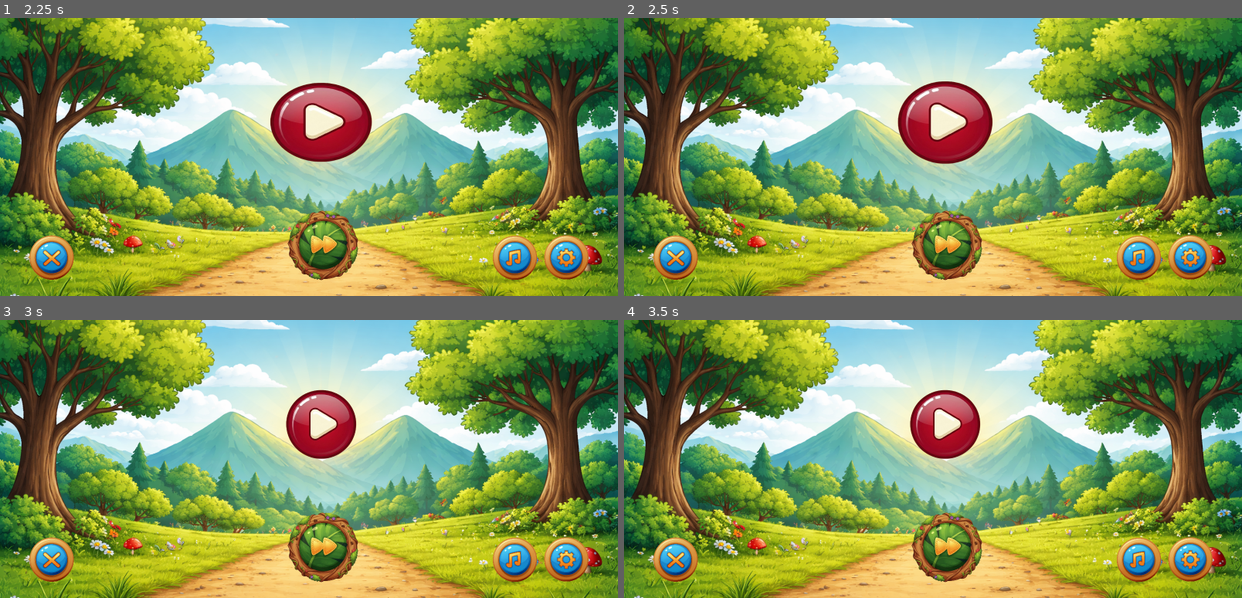
Above: before the commit, frames 1-4 (two rows, left to right).
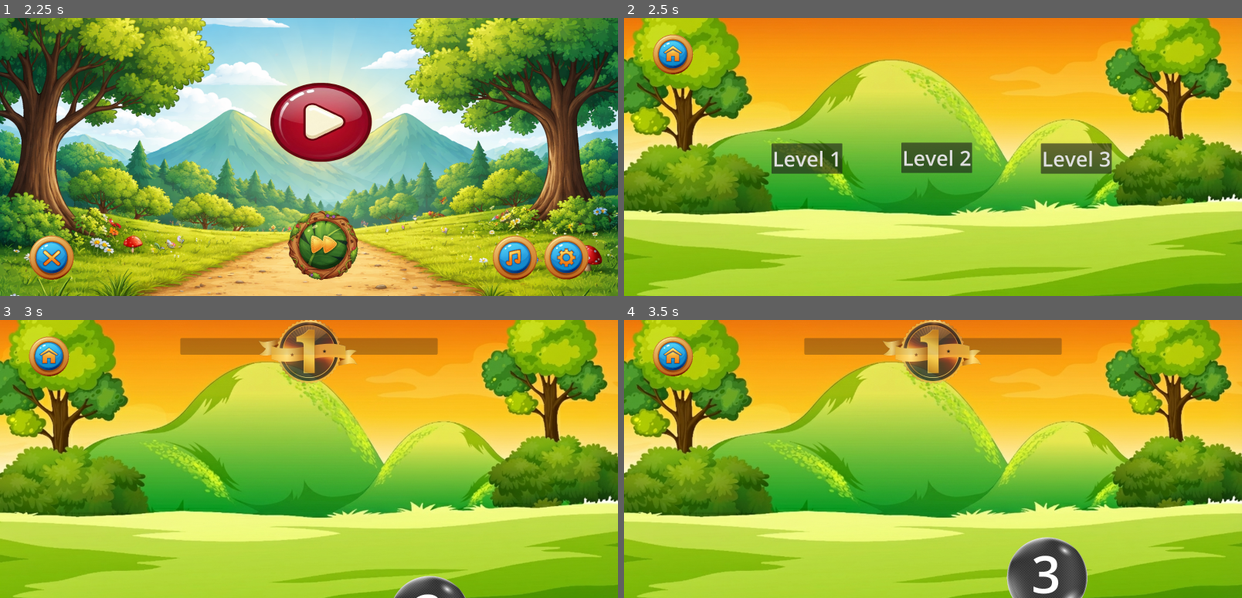
Above: after the commit, the same moments.

Repository: PramodCody/Kids_Classium
Game: Godot game, scene res://Main_Screen/Menu_Screen/scenes/menu_screen.tscn
The game is run twice, just before and just after one commit, with the same random seed, the same clock (stepped at 60 frames per second) and the same inputs. Before the commit the project starts from res://Main_Screen/scenes/main_screen.tscn. Sound files missing from this copy of the repository are replaced by a short silence.
Inputs (mouse positions are in pixels of both pictures, inside the frame that each line leads up to):
- Up to frame 1 (2.25 s): click (327, 245) at 0.5 s; click (568, 257) at 1.25 s; click (512, 257) at 2 s
- Up to frame 2 (2.5 s): no input
- Up to frame 3 (3 s): click (315, 459) at 2.75 s, where only the run after the commit has a clickable "Level 2"
- Up to frame 4 (3.5 s): no input

Frame 1 is identical in both runs. In frame 2, 98% of the frame differs, in the area x 0-100%, y 0-100%; in frame 3, 98%; in frame 4, 98%.

Commit message:
Levels_Collection added

Diff:
--- /dev/null
+++ b/Main_Screen/Levels_Collection/scenes/levels_collection.tscn
@@ -0,0 +1,76 @@
+[gd_scene load_steps=6 format=3 uid="uid://bhpiybq78r587"]
+
+[ext_resource type="Texture2D" uid="uid://bwdvpr806e8al" path="res://Trace_Game/assests/images/Background.png" id="1_fvukt"]
+[ext_resource type="Script" uid="uid://b4uno4oljglq5" path="res://Main_Screen/Levels_Collection/scripts/levels_collection.gd" id="1_jjlug"]
+[ext_resource type="Texture2D" uid="uid://do451oqvtmxxh" path="res://Main_Screen/Menu_Screen/assests/images/Home_Button.png" id="2_yh1f0"]
+[ext_resource type="Script" uid="uid://f80gok7fjyoh" path="res://Trace_Game/scripts/Tracing_1/home_button.gd" id="3_inpeq"]
+[ext_resource type="AudioStream" uid="uid://b2wofwutebcjk" path="res://Main_Screen/Menu_Screen/assests/sounds/Button_Sound.mp3" id="4_w0m1a"]
+
+[node name="Levels_Collection" type="Control"]
+layout_mode = 3
+anchors_preset = 15
+anchor_right = 1.0
+anchor_bottom = 1.0
+grow_horizontal = 2
+grow_vertical = 2
+script = ExtResource("1_jjlug")
+metadata/_edit_use_anchors_ = true
+
+[node name="TextureRect" type="TextureRect" parent="."]
+layout_mode = 1
+anchors_preset = 15
+anchor_right = 1.0
+anchor_bottom = 1.0
+grow_horizontal = 2
+grow_vertical = 2
+texture = ExtResource("1_fvukt")
+metadata/_edit_use_anchors_ = true
+
+[node name="Button" type="Button" parent="TextureRect"]
+layout_mode = 0
+offset_left = 573.0
+offset_top = 487.0
+offset_right = 848.0
+offset_bottom = 605.0
+theme_override_font_sizes/font_size = 80
+text = "Level 1
+"
+
+[node name="Button2" type="Button" parent="TextureRect"]
+layout_mode = 0
+offset_left = 1077.0
+offset_top = 484.0
+offset_right = 1352.0
+offset_bottom = 602.0
+theme_override_font_sizes/font_size = 80
+text = "Level 2
+"
+
+[node name="Button3" type="Button" parent="TextureRect"]
+layout_mode = 0
+offset_left = 1619.0
+offset_top = 487.0
+offset_right = 1894.0
+offset_bottom = 605.0
+theme_override_font_sizes/font_size = 80
+text = "Level 3
+"
+
+[node name="Home_Button" type="TextureButton" parent="."]
+layout_mode = 0
+offset_left = 100.0
+offset_top = 50.0
+offset_right = 280.0
+offset_bottom = 230.0
+texture_normal = ExtResource("2_yh1f0")
+ignore_texture_size = true
+stretch_mode = 4
+script = ExtResource("3_inpeq")
+
+[node name="Button_Sound" type="AudioStreamPlayer2D" parent="."]
+stream = ExtResource("4_w0m1a")
+
+[connection signal="pressed" from="TextureRect/Button" to="." method="_on_button_pressed"]
+[connection signal="pressed" from="TextureRect/Button2" to="." method="_on_button_2_pressed"]
+[connection signal="button_down" from="Home_Button" to="Home_Button" method="_on_button_down"]
+[connection signal="button_up" from="Home_Button" to="Home_Button" method="_on_button_up"]
--- /dev/null
+++ b/Main_Screen/Levels_Collection/scripts/levels_collection.gd
@@ -0,0 +1,9 @@
+extends Control
+
+
+func _on_button_pressed() -> void:
+	get_tree().change_scene_to_file("res://Trace_Game/scenes/Tracing_1.tscn")
+
+
+func _on_button_2_pressed() -> void:
+	get_tree().change_scene_to_file("res://Pop_Game/scenes/Poping_1.tscn")
--- /dev/null
+++ b/Main_Screen/Menu_Screen/scenes/menu_screen.tscn
@@ -0,0 +1,125 @@
+[gd_scene load_steps=12 format=3 uid="uid://csuhj8pxfpyp0"]
+
+[ext_resource type="Texture2D" uid="uid://ddsw8w4qeudoy" path="res://Main_Screen/Menu_Screen/assests/images/Background_Image.png" id="2_ywh4s"]
+[ext_resource type="AudioStream" uid="uid://b2wofwutebcjk" path="res://Main_Screen/Menu_Screen/assests/sounds/Button_Sound.mp3" id="3_7a4el"]
+[ext_resource type="Texture2D" uid="uid://rtw6u0e1tu7e" path="res://Main_Screen/Menu_Screen/assests/images/Play.png" id="3_sj757"]
+[ext_resource type="Script" uid="uid://bug2p7hf80dhh" path="res://Main_Screen/Menu_Screen/scripts/play_button.gd" id="4_sj757"]
+[ext_resource type="Texture2D" uid="uid://ii1b0e4fb03j" path="res://Main_Screen/Menu_Screen/assests/images/Levels.png" id="4_sjiej"]
+[ext_resource type="Script" uid="uid://cf84ahi3fu4p6" path="res://Main_Screen/Menu_Screen/scripts/levels_button.gd" id="5_4sv2p"]
+[ext_resource type="Texture2D" uid="uid://dq0mqv21a3e3m" path="res://Main_Screen/Menu_Screen/assests/images/Exit.png" id="5_sjiej"]
+[ext_resource type="Texture2D" uid="uid://dej81pm5dc8fr" path="res://Main_Screen/Menu_Screen/assests/images/Settings.png" id="6_sjiej"]
+[ext_resource type="Script" uid="uid://8uwxbvctfuti" path="res://Main_Screen/Menu_Screen/scripts/exit_button.gd" id="7_0osx7"]
+[ext_resource type="Script" uid="uid://ofu5gblr6gu0" path="res://Main_Screen/Menu_Screen/scripts/settings_button.gd" id="9_62wn8"]
+[ext_resource type="Texture2D" uid="uid://bivgpfhsab4m4" path="res://Main_Screen/Menu_Screen/assests/images/Background_Music.png" id="11_ups6l"]
+
+[node name="Main_Screen" type="Control"]
+layout_mode = 3
+anchors_preset = 15
+anchor_right = 1.0
+anchor_bottom = 1.0
+grow_horizontal = 2
+grow_vertical = 2
+metadata/_edit_use_anchors_ = true
+
+[node name="TextureRect" type="TextureRect" parent="."]
+layout_mode = 1
+anchors_preset = 15
+anchor_right = 1.0
+anchor_bottom = 1.0
+grow_horizontal = 2
+grow_vertical = 2
+texture = ExtResource("2_ywh4s")
+metadata/_edit_use_anchors_ = true
+
+[node name="Play_Button" type="TextureButton" parent="."]
+layout_mode = 0
+offset_left = 854.0
+offset_top = 185.0
+offset_right = 1640.0
+offset_bottom = 622.0
+texture_normal = ExtResource("3_sj757")
+ignore_texture_size = true
+stretch_mode = 0
+script = ExtResource("4_sj757")
+
+[node name="Levels_Button" type="TextureButton" parent="."]
+layout_mode = 0
+offset_left = 1100.0
+offset_top = 730.0
+offset_right = 1438.0
+offset_bottom = 1039.0
+texture_normal = ExtResource("4_sjiej")
+ignore_texture_size = true
+stretch_mode = 4
+script = ExtResource("5_4sv2p")
+
+[node name="Exit_Button" type="TextureButton" parent="."]
+layout_mode = 0
+offset_left = 100.0
+offset_top = 830.0
+offset_right = 300.0
+offset_bottom = 1030.0
+texture_normal = ExtResource("5_sjiej")
+ignore_texture_size = true
+stretch_mode = 4
+script = ExtResource("7_0osx7")
+
+[node name="Settings_Button" type="TextureButton" parent="."]
+layout_mode = 0
+offset_left = 2100.0
+offset_top = 830.0
+offset_right = 2300.0
+offset_bottom = 1030.0
+texture_normal = ExtResource("6_sjiej")
+ignore_texture_size = true
+stretch_mode = 4
+script = ExtResource("9_62wn8")
+
+[node name="Extra_Button" type="TextureButton" parent="."]
+layout_mode = 0
+offset_left = 1900.0
+offset_top = 830.0
+offset_right = 2100.0
+offset_bottom = 1030.0
+texture_normal = ExtResource("11_ups6l")
+ignore_texture_size = true
+stretch_mode = 4
+
+[node name="Button_Sound" type="AudioStreamPlayer2D" parent="."]
+stream = ExtResource("3_7a4el")
+volume_db = 20.0
+
+[node name="Background_Sound" type="AudioStreamPlayer2D" parent="."]
+volume_db = 10.0
+autoplay = true
+
+[node name="Safe_Area" type="Node2D" parent="."]
+visible = false
+
+[node name="Left" type="ColorRect" parent="Safe_Area"]
+offset_right = 100.0
+offset_bottom = 1080.0
+
+[node name="Right" type="ColorRect" parent="Safe_Area"]
+offset_left = 2300.0
+offset_right = 2400.0
+offset_bottom = 1080.0
+
+[node name="Top" type="ColorRect" parent="Safe_Area"]
+offset_right = 2400.0
+offset_bottom = 50.0
+
+[node name="Bottom" type="ColorRect" parent="Safe_Area"]
+offset_top = 1030.0
+offset_right = 2400.0
+offset_bottom = 1080.0
+
+[connection signal="button_down" from="Play_Button" to="Play_Button" method="_on_button_down"]
+[connection signal="button_down" from="Levels_Button" to="Levels_Button" method="_on_button_down"]
+[connection signal="button_up" from="Levels_Button" to="Levels_Button" method="_on_button_up"]
+[connection signal="button_down" from="Exit_Button" to="Exit_Button" method="_on_button_down"]
+[connection signal="button_up" from="Exit_Button" to="Exit_Button" method="_on_button_up"]
+[connection signal="button_down" from="Settings_Button" to="Settings_Button" method="_on_button_down"]
+[connection signal="button_up" from="Settings_Button" to="Settings_Button" method="_on_button_up"]
+[connection signal="button_down" from="Extra_Button" to="Extra_Button" method="_on_button_down"]
+[connection signal="button_up" from="Extra_Button" to="Extra_Button" method="_on_button_up"]
--- /dev/null
+++ b/Main_Screen/Menu_Screen/scripts/levels_button.gd
@@ -0,0 +1,27 @@
+extends TextureButton
+
+var scale_strength = 0.1
+var animation_speed = 0.1
+
+
+func _on_button_down() -> void:
+	$"../Button_Sound".play()
+
+	pivot_offset = size/2
+	var tween = create_tween()
+	tween.tween_property(self, "scale", Vector2.ONE * (1.0 - scale_strength), animation_speed)\
+	.set_trans(Tween.TRANS_SINE).set_ease(Tween.EASE_OUT)
+
+	await $"../Button_Sound".finished
+
+
+func _on_button_up() -> void:
+	$"../Button_Sound".play()
+
+	pivot_offset = size/2
+	var tween = create_tween()
+	tween.tween_property(self, "scale", Vector2.ONE, animation_speed * 4)\
+	.set_trans(Tween.TRANS_ELASTIC).set_ease(Tween.EASE_OUT)
+
+	await $"../Button_Sound".finished
+	get_tree().change_scene_to_file("res://Main_Screen/Levels_Collection/scenes/levels_collection.tscn")
--- a/Main_Screen/scenes/main_screen.tscn
+++ /dev/null
@@ -1,125 +0,0 @@
-[gd_scene load_steps=12 format=3 uid="uid://csuhj8pxfpyp0"]
-
-[ext_resource type="Texture2D" uid="uid://ddsw8w4qeudoy" path="res://Main_Screen/assests/images/Background_Image.png" id="2_ywh4s"]
-[ext_resource type="AudioStream" uid="uid://b2wofwutebcjk" path="res://Main_Screen/assests/sounds/Button_Sound.mp3" id="3_7a4el"]
-[ext_resource type="Texture2D" uid="uid://rtw6u0e1tu7e" path="res://Main_Screen/assests/images/Play.png" id="3_sj757"]
-[ext_resource type="Script" uid="uid://bug2p7hf80dhh" path="res://Main_Screen/scripts/Home_Screen/play_button.gd" id="4_sj757"]
-[ext_resource type="Texture2D" uid="uid://ii1b0e4fb03j" path="res://Main_Screen/assests/images/Levels.png" id="4_sjiej"]
-[ext_resource type="Script" uid="uid://cf84ahi3fu4p6" path="res://Main_Screen/scripts/Home_Screen/levels_button.gd" id="5_4sv2p"]
-[ext_resource type="Texture2D" uid="uid://dq0mqv21a3e3m" path="res://Main_Screen/assests/images/Exit.png" id="5_sjiej"]
-[ext_resource type="Texture2D" uid="uid://dej81pm5dc8fr" path="res://Main_Screen/assests/images/Settings.png" id="6_sjiej"]
-[ext_resource type="Script" uid="uid://8uwxbvctfuti" path="res://Main_Screen/scripts/Home_Screen/exit_button.gd" id="7_0osx7"]
-[ext_resource type="Script" uid="uid://ofu5gblr6gu0" path="res://Main_Screen/scripts/Home_Screen/settings_button.gd" id="9_62wn8"]
-[ext_resource type="Texture2D" uid="uid://bivgpfhsab4m4" path="res://Main_Screen/assests/images/Background_Music.png" id="11_ups6l"]
-
-[node name="Main_Screen" type="Control"]
-layout_mode = 3
-anchors_preset = 15
-anchor_right = 1.0
-anchor_bottom = 1.0
-grow_horizontal = 2
-grow_vertical = 2
-metadata/_edit_use_anchors_ = true
-
-[node name="TextureRect" type="TextureRect" parent="."]
-layout_mode = 1
-anchors_preset = 15
-anchor_right = 1.0
-anchor_bottom = 1.0
-grow_horizontal = 2
-grow_vertical = 2
-texture = ExtResource("2_ywh4s")
-metadata/_edit_use_anchors_ = true
-
-[node name="Play_Button" type="TextureButton" parent="."]
-layout_mode = 0
-offset_left = 854.0
-offset_top = 185.0
-offset_right = 1640.0
-offset_bottom = 622.0
-texture_normal = ExtResource("3_sj757")
-ignore_texture_size = true
-stretch_mode = 0
-script = ExtResource("4_sj757")
-
-[node name="Levels_Button" type="TextureButton" parent="."]
-layout_mode = 0
-offset_left = 1100.0
-offset_top = 730.0
-offset_right = 1438.0
-offset_bottom = 1039.0
-texture_normal = ExtResource("4_sjiej")
-ignore_texture_size = true
-stretch_mode = 4
-script = ExtResource("5_4sv2p")
-
-[node name="Exit_Button" type="TextureButton" parent="."]
-layout_mode = 0
-offset_left = 100.0
-offset_top = 830.0
-offset_right = 300.0
-offset_bottom = 1030.0
-texture_normal = ExtResource("5_sjiej")
-ignore_texture_size = true
-stretch_mode = 4
-script = ExtResource("7_0osx7")
-
-[node name="Settings_Button" type="TextureButton" parent="."]
-layout_mode = 0
-offset_left = 2100.0
-offset_top = 830.0
-offset_right = 2300.0
-offset_bottom = 1030.0
-texture_normal = ExtResource("6_sjiej")
-ignore_texture_size = true
-stretch_mode = 4
-script = ExtResource("9_62wn8")
-
-[node name="Extra_Button" type="TextureButton" parent="."]
-layout_mode = 0
-offset_left = 1900.0
-offset_top = 830.0
-offset_right = 2100.0
-offset_bottom = 1030.0
-texture_normal = ExtResource("11_ups6l")
-ignore_texture_size = true
-stretch_mode = 4
-
-[node name="Button_Sound" type="AudioStreamPlayer2D" parent="."]
-stream = ExtResource("3_7a4el")
-volume_db = 20.0
-
-[node name="Background_Sound" type="AudioStreamPlayer2D" parent="."]
-volume_db = 10.0
-autoplay = true
-
-[node name="Safe_Area" type="Node2D" parent="."]
-visible = false
-
-[node name="Left" type="ColorRect" parent="Safe_Area"]
-offset_right = 100.0
-offset_bottom = 1080.0
-
-[node name="Right" type="ColorRect" parent="Safe_Area"]
-offset_left = 2300.0
-offset_right = 2400.0
-offset_bottom = 1080.0
-
-[node name="Top" type="ColorRect" parent="Safe_Area"]
-offset_right = 2400.0
-offset_bottom = 50.0
-
-[node name="Bottom" type="ColorRect" parent="Safe_Area"]
-offset_top = 1030.0
-offset_right = 2400.0
-offset_bottom = 1080.0
-
-[connection signal="button_down" from="Play_Button" to="Play_Button" method="_on_button_down"]
-[connection signal="button_down" from="Levels_Button" to="Levels_Button" method="_on_button_down"]
-[connection signal="button_up" from="Levels_Button" to="Levels_Button" method="_on_button_up"]
-[connection signal="button_down" from="Exit_Button" to="Exit_Button" method="_on_button_down"]
-[connection signal="button_up" from="Exit_Button" to="Exit_Button" method="_on_button_up"]
-[connection signal="button_down" from="Settings_Button" to="Settings_Button" method="_on_button_down"]
-[connection signal="button_up" from="Settings_Button" to="Settings_Button" method="_on_button_up"]
-[connection signal="button_down" from="Extra_Button" to="Extra_Button" method="_on_button_down"]
-[connection signal="button_up" from="Extra_Button" to="Extra_Button" method="_on_button_up"]
--- a/Main_Screen/scripts/Home_Screen/levels_button.gd
+++ /dev/null
@@ -1,27 +0,0 @@
-extends TextureButton
-
-var scale_strength = 0.1
-var animation_speed = 0.1
-
-
-func _on_button_down() -> void:
-	$"../Button_Sound".play()
-
-	pivot_offset = size/2
-	var tween = create_tween()
-	tween.tween_property(self, "scale", Vector2.ONE * (1.0 - scale_strength), animation_speed)\
-	.set_trans(Tween.TRANS_SINE).set_ease(Tween.EASE_OUT)
-
-	await $"../Button_Sound".finished
-
-
-func _on_button_up() -> void:
-	$"../Button_Sound".play()
-
-	pivot_offset = size/2
-	var tween = create_tween()
-	tween.tween_property(self, "scale", Vector2.ONE, animation_speed * 4)\
-	.set_trans(Tween.TRANS_ELASTIC).set_ease(Tween.EASE_OUT)
-
-	await $"../Button_Sound".finished
-	print("Next Scene")
--- a/Pop_Game/scenes/Poping_1.tscn
+++ b/Pop_Game/scenes/Poping_1.tscn
@@ -1,14 +1,15 @@
-[gd_scene load_steps=10 format=3 uid="uid://8nlh2lbgomlv"]
+[gd_scene load_steps=11 format=3 uid="uid://8nlh2lbgomlv"]
 
 [ext_resource type="Texture2D" uid="uid://bwdvpr806e8al" path="res://Trace_Game/assests/images/Background.png" id="1_a1ij8"]
 [ext_resource type="Script" uid="uid://cif56bo0l5jg7" path="res://Pop_Game/scripts/Poping_1/poping_1.gd" id="2_ugcpd"]
-[ext_resource type="Texture2D" uid="uid://ddl1lxmss11g7" path="res://Main_Screen/assests/images/Retry_Button.png" id="3_mbmvv"]
+[ext_resource type="Texture2D" uid="uid://ddl1lxmss11g7" path="res://Main_Screen/Menu_Screen/assests/images/Retry_Button.png" id="3_mbmvv"]
 [ext_resource type="Script" uid="uid://bv75x5api04yk" path="res://Pop_Game/scripts/Poping_1/retry_button.gd" id="4_p3m5i"]
-[ext_resource type="Texture2D" uid="uid://cdpda6p7rl51a" path="res://Main_Screen/assests/images/Next_Button.png" id="5_uryvf"]
+[ext_resource type="Texture2D" uid="uid://cdpda6p7rl51a" path="res://Main_Screen/Menu_Screen/assests/images/Next_Button.png" id="5_uryvf"]
 [ext_resource type="Script" uid="uid://clcka3dobldfi" path="res://Pop_Game/scripts/Poping_1/next_button.gd" id="6_p3m5i"]
-[ext_resource type="Texture2D" uid="uid://do451oqvtmxxh" path="res://Main_Screen/assests/images/Home_Button.png" id="7_tvw1e"]
+[ext_resource type="Texture2D" uid="uid://do451oqvtmxxh" path="res://Main_Screen/Menu_Screen/assests/images/Home_Button.png" id="7_tvw1e"]
 [ext_resource type="Script" uid="uid://f80gok7fjyoh" path="res://Trace_Game/scripts/Tracing_1/home_button.gd" id="8_uynt5"]
-[ext_resource type="AudioStream" uid="uid://b2wofwutebcjk" path="res://Main_Screen/assests/sounds/Button_Sound.mp3" id="9_p3m5i"]
+[ext_resource type="AudioStream" uid="uid://b2wofwutebcjk" path="res://Main_Screen/Menu_Screen/assests/sounds/Button_Sound.mp3" id="9_p3m5i"]
+[ext_resource type="Texture2D" uid="uid://b5d7cjry8tnyr" path="res://Pop_Game/assests/images/Progress_bar_logo.png" id="10_uryvf"]
 
 [node name="Control" type="Control"]
 layout_mode = 3
@@ -86,6 +87,11 @@
 [node name="Button_Sound" type="AudioStreamPlayer2D" parent="."]
 stream = ExtResource("9_p3m5i")
 
+[node name="ProgressBarLogo" type="Sprite2D" parent="."]
+modulate = Color(1, 1, 1, 0.7058824)
+position = Vector2(1200, 120)
+texture = ExtResource("10_uryvf")
+
 [connection signal="button_down" from="Retry_Button" to="Retry_Button" method="_on_button_down"]
 [connection signal="button_up" from="Retry_Button" to="Retry_Button" method="_on_button_up"]
 [connection signal="button_down" from="Next_Button" to="Next_Button" method="_on_button_down"]
--- a/Pop_Game/scripts/Poping_1/poping_1.gd
+++ b/Pop_Game/scripts/Poping_1/poping_1.gd
@@ -24,6 +24,7 @@
 	if progressbar.value >= 10:
 		$Retry_Button.show_with_fade()
 		$Next_Button.show_with_fade()
+		$ProgressBarLogo.modulate.a = 255
 		isWin = true
 
 	await get_tree().create_timer(1).timeout
--- a/Trace_Game/scenes/Tracing_1.tscn
+++ b/Trace_Game/scenes/Tracing_1.tscn
@@ -4,13 +4,13 @@
 [ext_resource type="Script" uid="uid://lmp13qa00ihk" path="res://Trace_Game/scripts/Tracing_1/first_line.gd" id="2_qe2g6"]
 [ext_resource type="Script" uid="uid://c7h0idksumhlk" path="res://Trace_Game/scripts/Tracing_1/second__line.gd" id="3_tjm1a"]
 [ext_resource type="Texture2D" uid="uid://dw2tjwsr63lyg" path="res://Trace_Game/assests/images/One.png" id="4_66nyc"]
-[ext_resource type="Texture2D" uid="uid://ddl1lxmss11g7" path="res://Main_Screen/assests/images/Retry_Button.png" id="5_nnp0d"]
+[ext_resource type="Texture2D" uid="uid://ddl1lxmss11g7" path="res://Main_Screen/Menu_Screen/assests/images/Retry_Button.png" id="5_nnp0d"]
 [ext_resource type="Script" uid="uid://f672qfeu3vap" path="res://Trace_Game/scripts/Tracing_1/retry_button.gd" id="6_1falw"]
-[ext_resource type="Texture2D" uid="uid://cdpda6p7rl51a" path="res://Main_Screen/assests/images/Next_Button.png" id="7_fp6c2"]
+[ext_resource type="Texture2D" uid="uid://cdpda6p7rl51a" path="res://Main_Screen/Menu_Screen/assests/images/Next_Button.png" id="7_fp6c2"]
 [ext_resource type="Script" uid="uid://ctl5iy8316l1o" path="res://Trace_Game/scripts/Tracing_1/next_button.gd" id="8_scmmr"]
-[ext_resource type="Texture2D" uid="uid://do451oqvtmxxh" path="res://Main_Screen/assests/images/Home_Button.png" id="9_7xfac"]
+[ext_resource type="Texture2D" uid="uid://do451oqvtmxxh" path="res://Main_Screen/Menu_Screen/assests/images/Home_Button.png" id="9_7xfac"]
 [ext_resource type="Script" uid="uid://f80gok7fjyoh" path="res://Trace_Game/scripts/Tracing_1/home_button.gd" id="10_4eblv"]
-[ext_resource type="AudioStream" uid="uid://b2wofwutebcjk" path="res://Main_Screen/assests/sounds/Button_Sound.mp3" id="11_gu3ny"]
+[ext_resource type="AudioStream" uid="uid://b2wofwutebcjk" path="res://Main_Screen/Menu_Screen/assests/sounds/Button_Sound.mp3" id="11_gu3ny"]
 [ext_resource type="AudioStream" uid="uid://dshnrlhpu876y" path="res://Trace_Game/assests/sounds/Drawing_Sound.mp3" id="13_mb5mp"]
 
 [sub_resource type="Curve2D" id="Curve2D_eby7c"]
--- a/Trace_Game/scripts/Tracing_1/home_button.gd
+++ b/Trace_Game/scripts/Tracing_1/home_button.gd
@@ -24,4 +24,4 @@
 	.set_trans(Tween.TRANS_ELASTIC).set_ease(Tween.EASE_OUT)
 
 	await $"../Button_Sound".finished
-	get_tree().change_scene_to_file("res://Main_Screen/scenes/main_screen.tscn")
+	get_tree().change_scene_to_file("res://Main_Screen/Menu_Screen/scenes/menu_screen.tscn")
Not shown, added: Main_Screen/Levels_Collection/scripts/levels_collection.gd.uid
Renamed: Main_Screen/assests/images/Background_Image.png -> Main_Screen/Menu_Screen/assests/images/Background_Image.png
Not shown, added: Main_Screen/Menu_Screen/assests/images/Background_Image.png.import
Renamed: Main_Screen/assests/images/Background_Music.png -> Main_Screen/Menu_Screen/assests/images/Background_Music.png
Not shown, added: Main_Screen/Menu_Screen/assests/images/Background_Music.png.import
Renamed: Main_Screen/assests/images/Exit.png -> Main_Screen/Menu_Screen/assests/images/Exit.png
Not shown, added: Main_Screen/Menu_Screen/assests/images/Exit.png.import
Renamed: Main_Screen/assests/images/Home_Button.png -> Main_Screen/Menu_Screen/assests/images/Home_Button.png
Not shown, added: Main_Screen/Menu_Screen/assests/images/Home_Button.png.import
Renamed: Main_Screen/assests/images/Kids_Classium_Logo.jpg -> Main_Screen/Menu_Screen/assests/images/Kids_Classium_Logo.jpg
Not shown, added: Main_Screen/Menu_Screen/assests/images/Kids_Classium_Logo.jpg.import
Renamed: Main_Screen/assests/images/Levels.png -> Main_Screen/Menu_Screen/assests/images/Levels.png
(and 38 more such lines)
